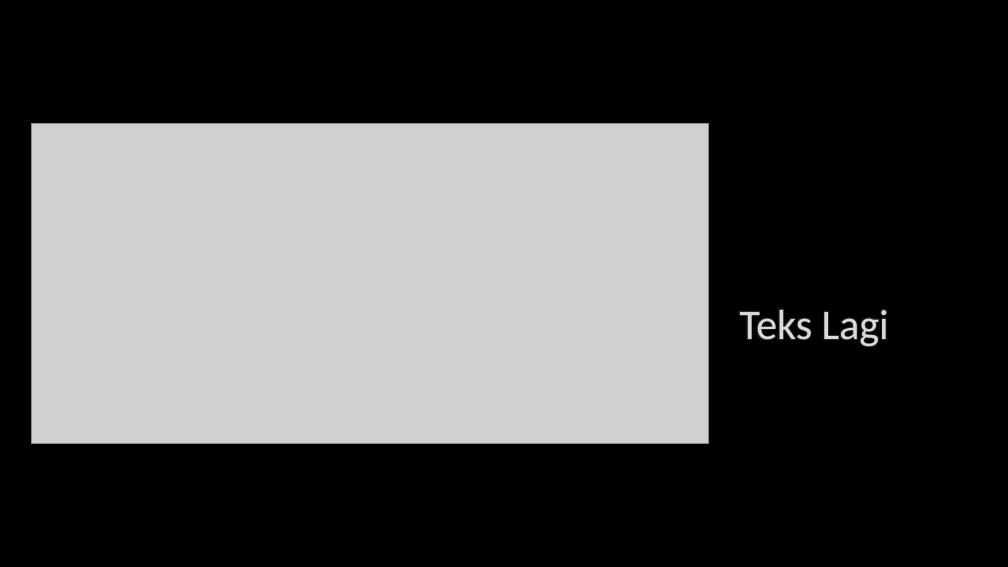
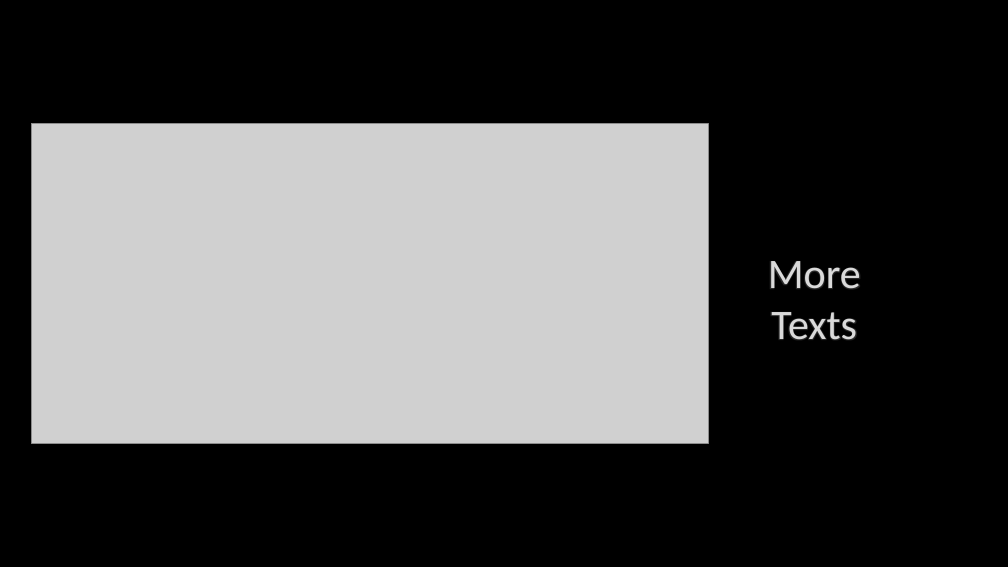
Before and after one commit to msiahaan/Python101, a slide deck: slide 10 of Python101_01_Awal.pptx. Drawn at 1008x567 pixels with LibreOffice and Linux fonts; fonts in the diff are those of the drawing; grey boxes stand for pictures; background and template pictures are left out. Boxes give left, top, right and bottom in pixels: in the first picture for what was removed or moved away, otherwise in the second. Text is boxed around its words. In the diff, an @@ line names an element or a change of style, - is before the commit and + after.

```diff
--- a/Python101_01_Awal.pptx
+++ b/Python101_01_Awal.pptx
@@ title at <box>768,261,861,340</box>: text changed @@
-Teks Lagi
+More
+Texts
```
Also in this commit, not shown: 1 slide added, 1 slide removed, 2 other files.
